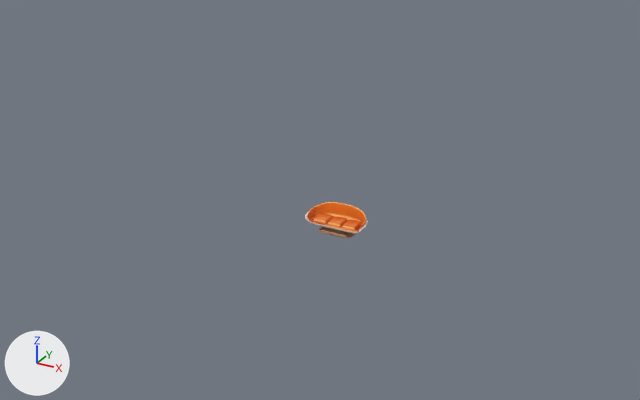
The FBX model Assets/Prototype/Resources/Test_inte_asset/SM_Sofa.fbx, before and after one commit.
Rendered twice from a 50 mm camera at (11.11, -21.32, 11.55) aimed at (-1.28, 1.2, 0.28). Lighting does not change. The marker at lower left points along +X, +Y and +Z. Where no turn or scale is listed for an object, it has been applied to the vertices.

Names of what the first picture shows: 'SHELF.043'.
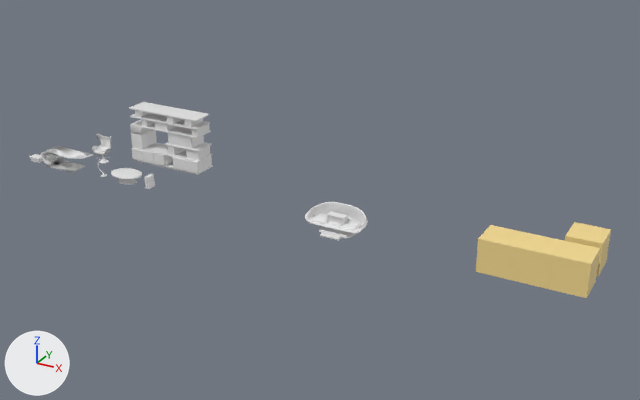
Pixel boxes (x1, y1, x2, y2) of what changed, in the pictures (640 x 400 px):
'SHELF.052', added: after (29, 102, 213, 189)
'REFERENCIEL.001', added (yellow): after (548, 240, 600, 298)
'REFERENCIEL', added (yellow): after (511, 233, 562, 289)
'REFERENCIEL.002', added (yellow): after (476, 225, 526, 280)
'SHELF.043', recoloured, surface changed (orange to white): (305, 202, 368, 238) in both
'REFERENCIEL.003', added (yellow): after (565, 222, 611, 277)
'Cube.002', added: after (320, 211, 348, 240)

The change in detail:
Material 'Material.062' (mat_material_062) is new.
Its base color is (0.923, 0.709, 0.284) (yellow #f6db91).
Material 'uv_checker_material_uv_grid_2048x2048' (mat_uv_checker_material_uv_grid_2048x2048) is new.
Its base color is (0.8, 0.8, 0.8) (white #e7e7e7).
Its roughness is 0.4.
me_cube_047 has 1320 vertices, 1243 faces and spans x -0.97..0.98, y -0.38..0.39, z 0.0..0.77.
me_cube_047 is used by ob_shelf_043; location (0.0, 0.0, 0.0).
me_cube_047 no longer uses material mat_texture (picture img_mesh_pack_levelboss_uv_checker_material_uv_grid_2048x2048_basemap_png).
me_cube_047 part 1: texture (UV) coordinates of 1243 of 1243 faces, centred in x -0.97..0.97, y -0.38..0.38, z 0.0..0.76, changed; they spanned u 0.02..0.36, v 0.32..0.65 and now span u 0.02..0.97, v 0.18..0.97.
Mesh me_cube is new.
It is a box spanning x -0.5..0.5, y -0.5..0.5, z -0.5..0.5.
It uses material mat_material_062 (yellow #f6db91).
Mesh me_cube_010 is new.
It has 28 vertices, 24 faces and spans x -0.312..0.312, y -0.558..0.231, z -0.567..0.0.
Mesh me_cube_057 is new.
It has 2547 vertices, 2472 faces and spans x -0.27..5.96, y -0.42..2.36, z 0.0..2.02.
It uses material mat_uv_checker_material_uv_grid_2048x2048 (white #e7e7e7).
Object 'REFERENCIEL' (ob_referenciel) is new; it shows me_cube.
Its location is (6.0, 0.0, 0.52).
Object 'REFERENCIEL.002' (ob_referenciel_002) is new; it shows a copy of me_cube.
Its location is (5.0, 0.0, 0.52).
Object 'REFERENCIEL.003' (ob_referenciel_003) is new; it shows a copy of me_cube.
Its location is (7.0, 1.31, 0.52).
Object 'Cube.002' (ob_cube_002) is new; it shows me_cube_010.
Its location is (0.0, 0.0, 0.57).
Object 'SHELF.052' (ob_shelf_052) is new; it shows me_cube_057.
Its location is (-12.19, 0.0, 0.0).
Object 'REFERENCIEL.001' (ob_referenciel_001) is new; it shows a copy of me_cube.
Its location is (7.0, 0.0, 0.52).
